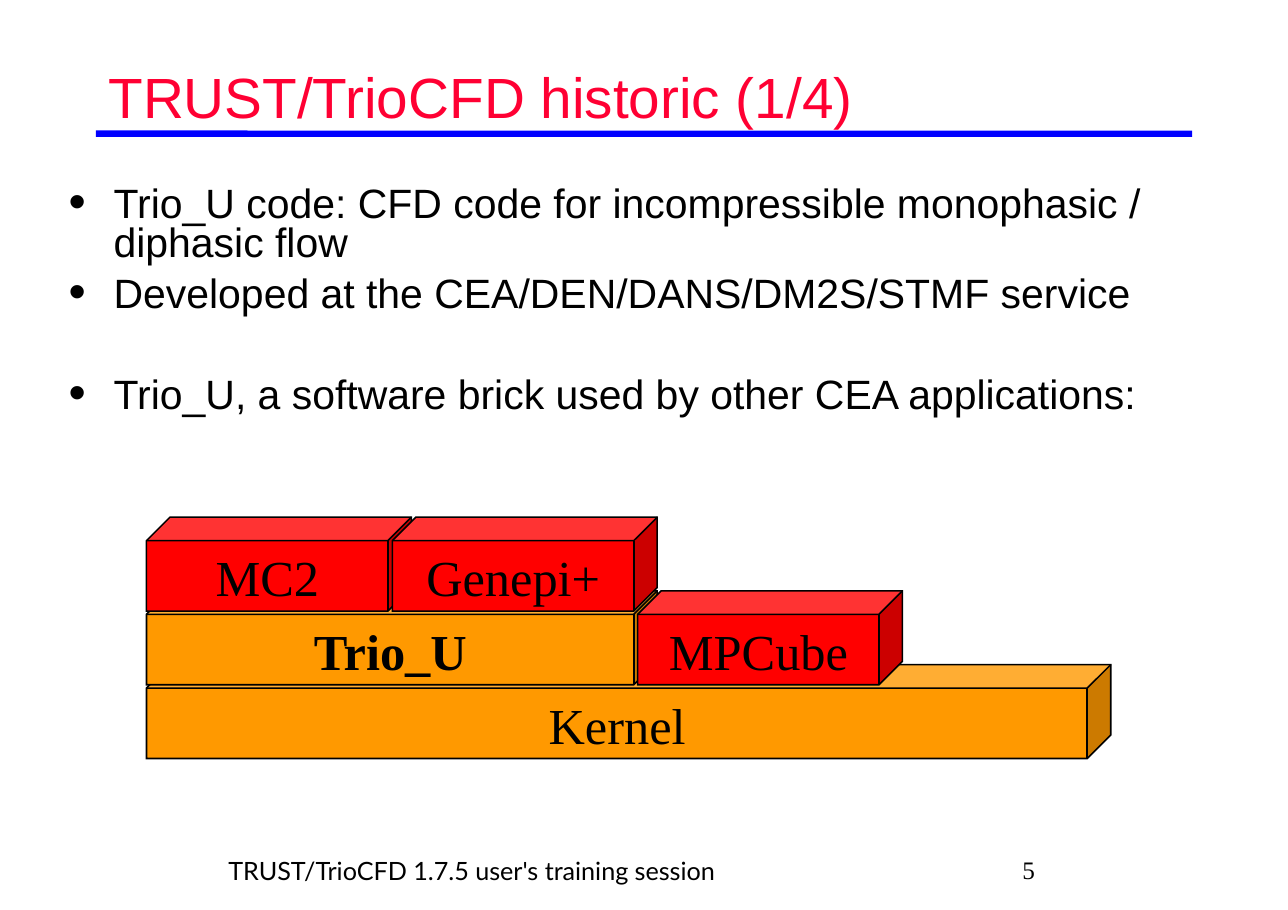
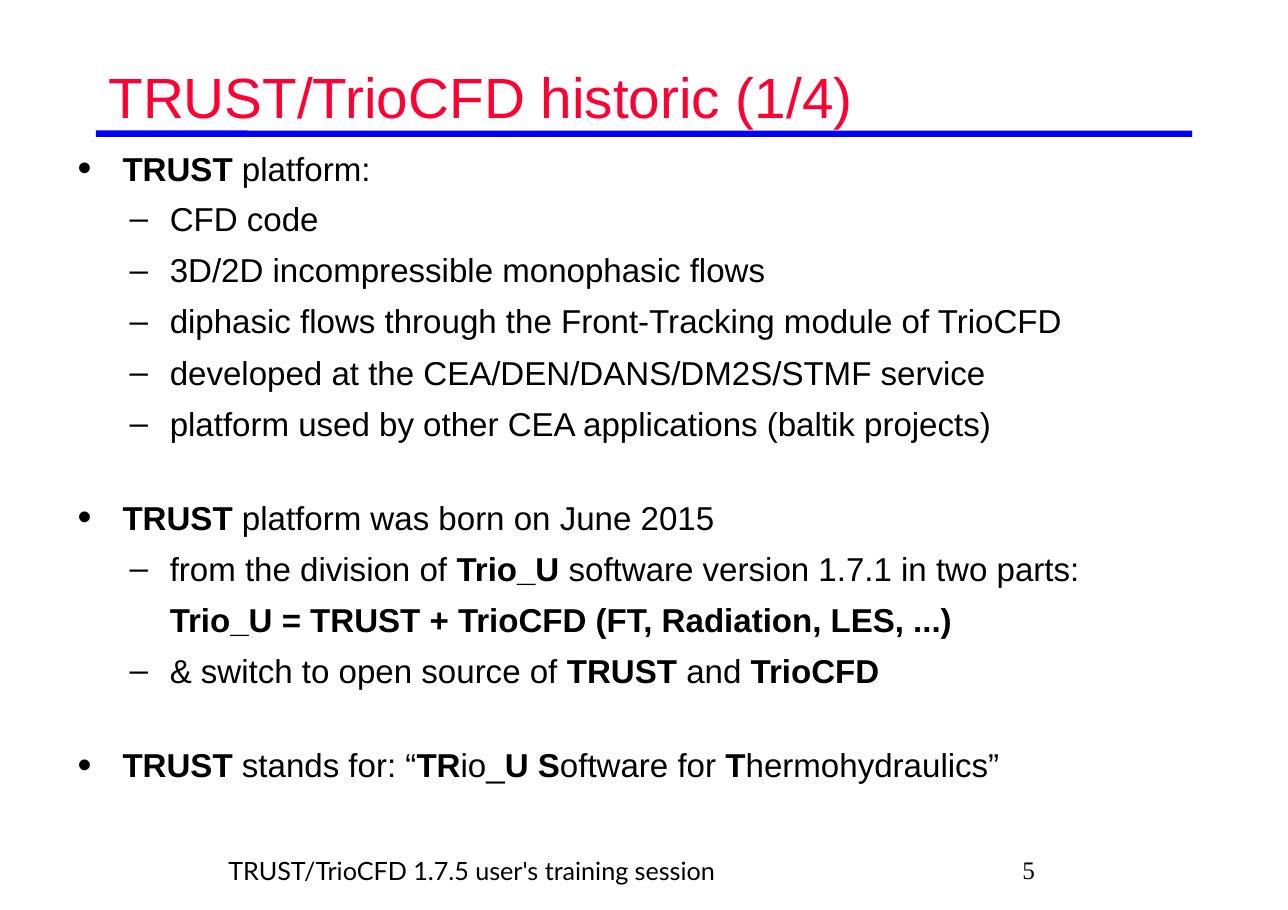
Before and after one commit to cea-trust-platform/trust-code, a slide deck: slide 5 of doc/TRUST/TRUST_and_TrioCFD_presentation.odp. Drawn at 1288x910 pixels with LibreOffice and Linux fonts; fonts in the diff are those of the drawing; background and template pictures are left out. Boxes give left, top, right and bottom in pixels: in the first picture for what was removed or moved away, otherwise in the second. Text is boxed around its words. In the diff, an @@ line names an element or a change of style, - is before the commit and + after.

```diff
--- a/doc/TRUST/TRUST_and_TrioCFD_presentation.odp
+++ b/doc/TRUST/TRUST_and_TrioCFD_presentation.odp
@@ text at (123,157,1080,784): text changed; size 26 to 21 pt @@
-• Trio_U code: CFD code for incompressible monophasic / diphasic flow
-• Developed at the CEA/DEN/DANS/DM2S/STMF service
-• Trio_U, a software brick used by other CEA applications:
+• TRUST platform:
+  – CFD code
+  – 3D/2D incompressible monophasic flows
+  – diphasic flows through the Front-Tracking module of TrioCFD
+  – developed at the CEA/DEN/DANS/DM2S/STMF service
+  – platform used by other CEA applications (baltik projects)
+• TRUST platform was born on June 2015
+  – from the division of Trio_U software version 1.7.1 in two parts:
+  Trio_U = TRUST + TrioCFD (FT, Radiation, LES, ...)
+  – & switch to open source of TRUST and TrioCFD
+• TRUST stands for: “TRio_U Software for Thermohydraulics”
@@ cube removed at (146,517,412,611) @@
-MC2
@@ cube removed at (392,517,658,611) @@
-Genepi+
@@ cube removed at (146,591,656,685) @@
-Trio_U
@@ cube removed at (637,591,903,685) @@
-MPCube
@@ cube removed at (146,664,1110,759) @@
-Kernel
```
Also in this commit, not shown: 63 other slides changed, 14 other files.
